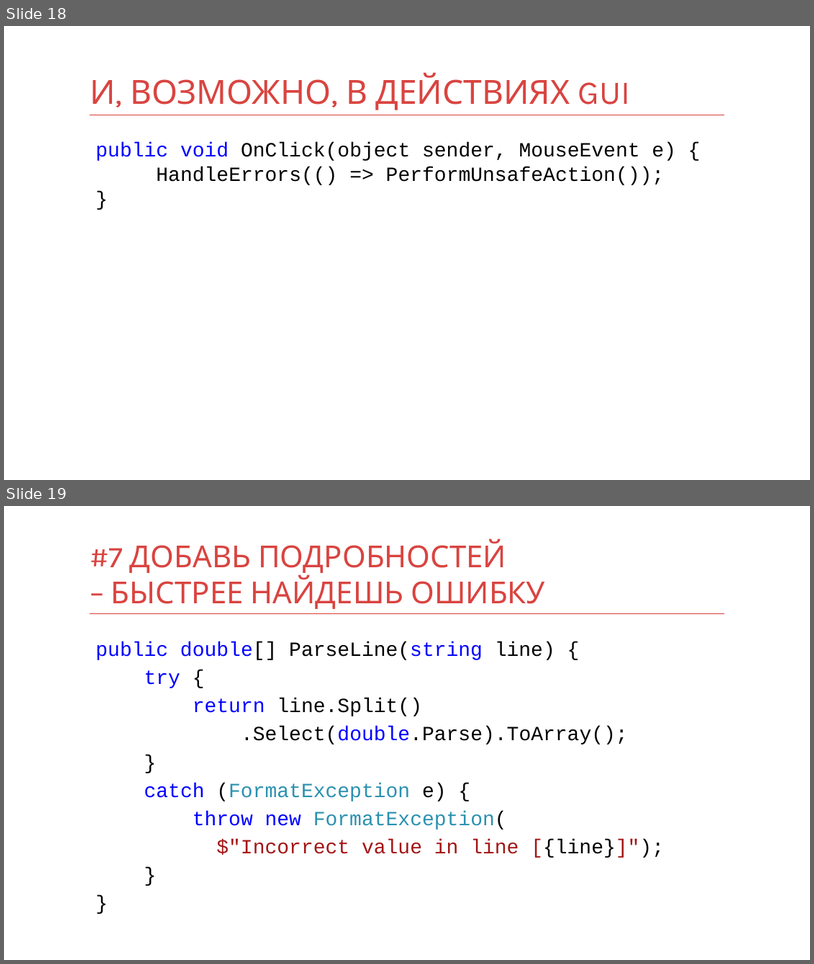
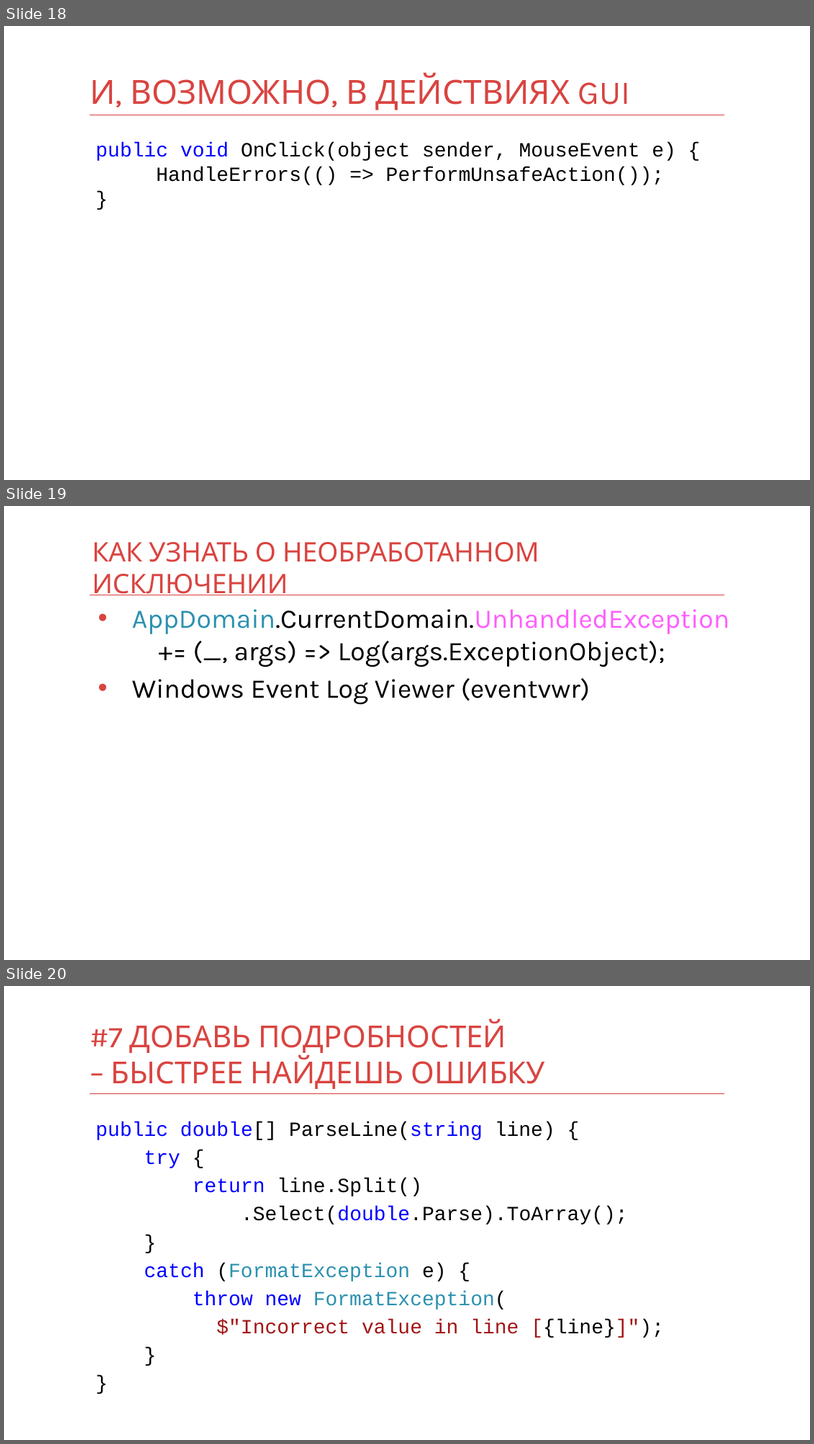
Before and after one commit to kontur-courses/exceptions, a slide deck: exceptions.pptx. Shown one above the other, each under a label of ours: slides 18 and 19 before the commit, slides 18, 19 and 20 after it. The pictures are 814x964 and 814x1444 pixels, drawn with LibreOffice and Linux fonts; fonts in the diff are those of the drawing. Boxes give left, top, right and bottom in pixels: in the first picture for what was removed or moved away, otherwise in the second. Text is boxed around its words. In the diff, an @@ line names an element or a change of style, - is before the commit and + after.

Commit message:
+tasks and unhandled exceptions in pptx

```diff
--- a/exceptions.pptx
+++ b/exceptions.pptx
@@ slide 19 added at <box>4,506,810,960</box>, background #FFFFFF; not listed: 1 template element that a slide beside it also shows @@
@@ title added at <box>92,542,540,595</box>, 32 pt, text #D94440 @@
+КАК УЗНАТЬ О НЕОБРАБОТАННОМ ИСКЛЮЧЕНИИ
@@ text added at <box>132,609,730,705</box>, 32 pt, text #000000 @@
+• AppDomain.CurrentDomain.UnhandledException += (_, args) => Log(args.ExceptionObject);
+• Windows Event Log Viewer (eventvwr)
@@ what was slide 19 is now slide 20 @@
```
Also in this commit, not shown: 3 slides changed, 17 other slides added.
